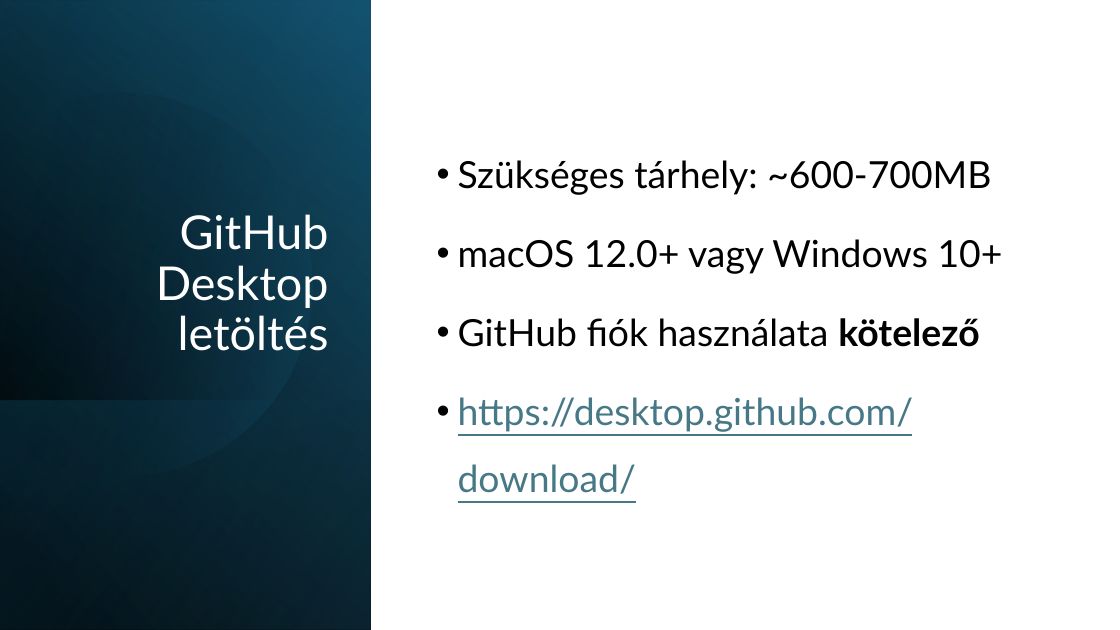
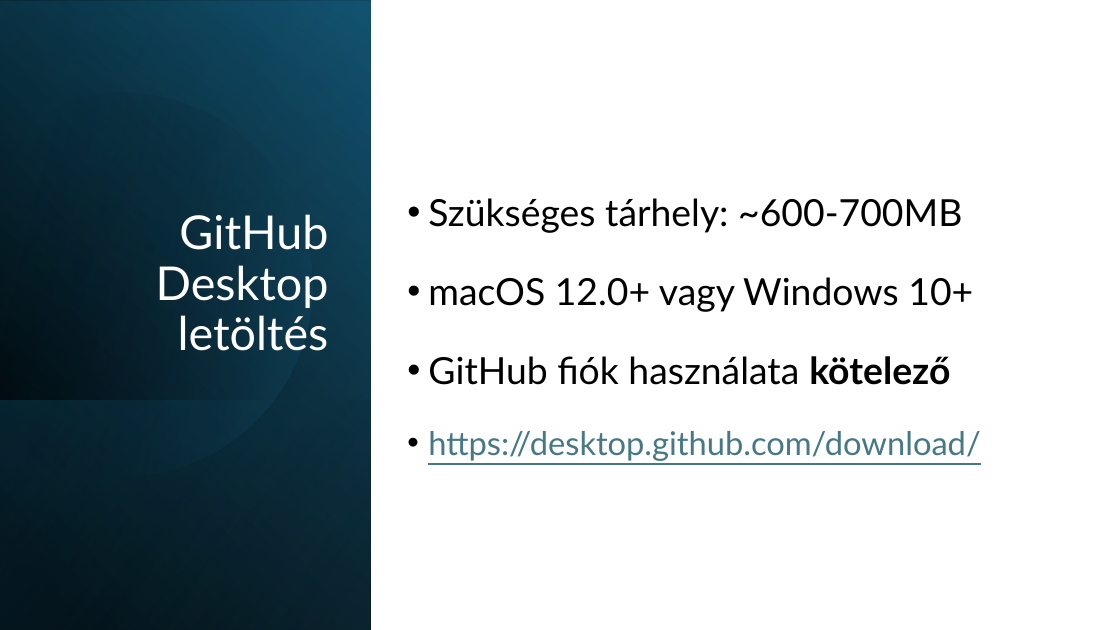
Before and after one commit to Maho-Yoshino/School_Notes, a slide deck: slide 13 of 2025-2026/IKT/github/Github.pptx (slide 8 before the commit). Drawn at 1120x630 pixels with LibreOffice and Linux fonts; fonts in the diff are those of the drawing. Boxes give left, top, right and bottom in pixels: in the first picture for what was removed or moved away, otherwise in the second. Text is boxed around its words. In the diff, an @@ line names an element or a change of style, - is before the commit and + after.

```diff
--- a/2025-2026/IKT/github/Github.pptx
+++ b/2025-2026/IKT/github/Github.pptx
@@ text "Szükséges tárhely: ~600-700MB": place and size @@
-text "Szükséges tárhely: ~600-700MB" at (458, 160, 1003, 494)
+text "Szükséges tárhely: ~600-700MB" at (428, 198, 980, 461)
@@ text at (428, 431, 980, 461): size 32 to 28 pt in "https://desktop.github.com/download/" @@
```
Also in this commit, not shown: 7 other slides changed, 5 slides added, 2 slides removed, 1 other file.
